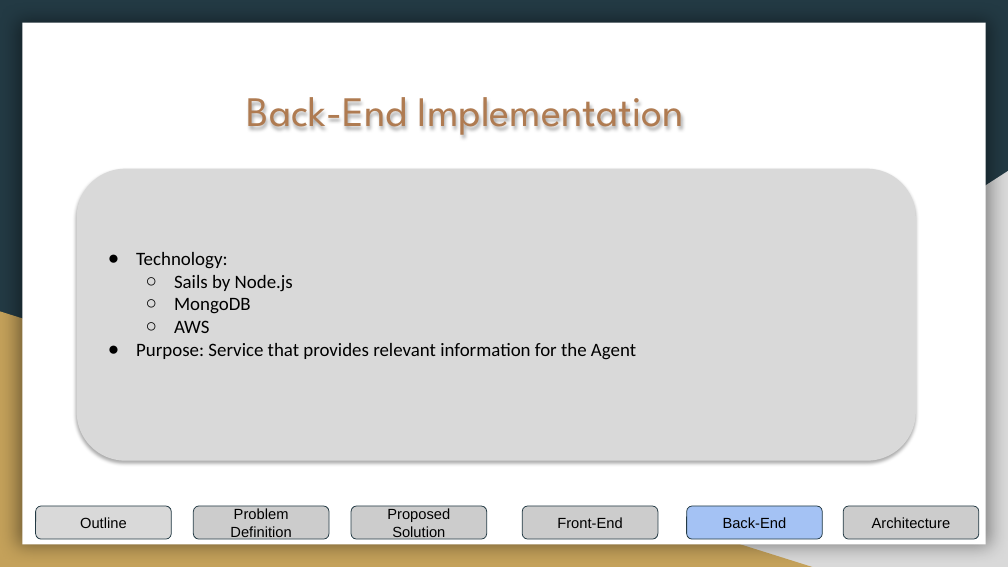
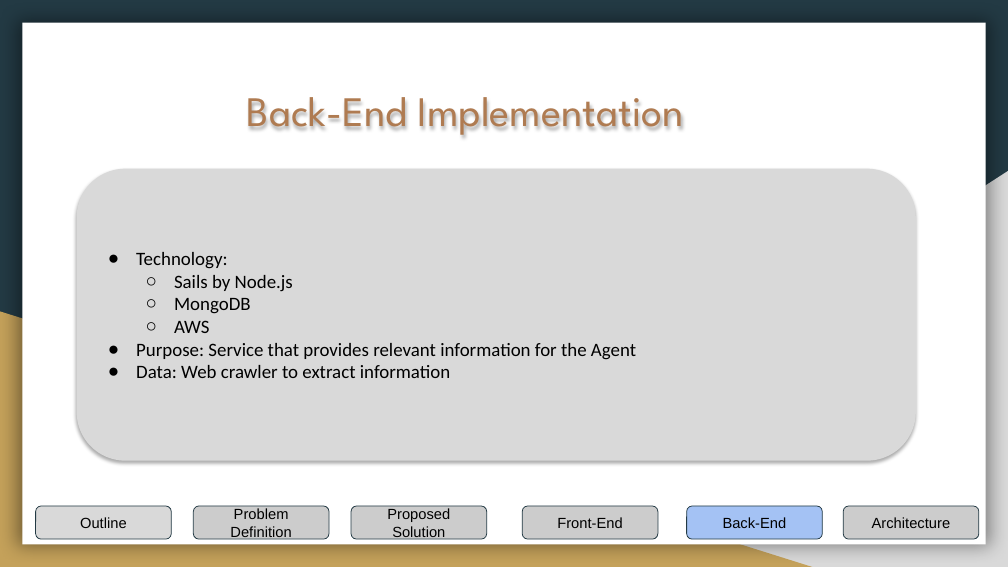
Before and after one commit to rohitjose/Chatbot, a slide deck: slide 7 of comp9323-presentation.pptx. Drawn at 1008x567 pixels with LibreOffice and Linux fonts; fonts in the diff are those of the drawing. Boxes give left, top, right and bottom in pixels: in the first picture for what was removed or moved away, otherwise in the second. Text is boxed around its words. In the diff, an @@ line names an element or a change of style, - is before the commit and + after.

Commit message:
presentation

```diff
--- a/comp9323-presentation.pptx
+++ b/comp9323-presentation.pptx
@@ text in rounded rectangle at (x1=136, y1=365, x2=450, y2=378): paragraph added @@
+● Data: Web crawler to extract information
```
